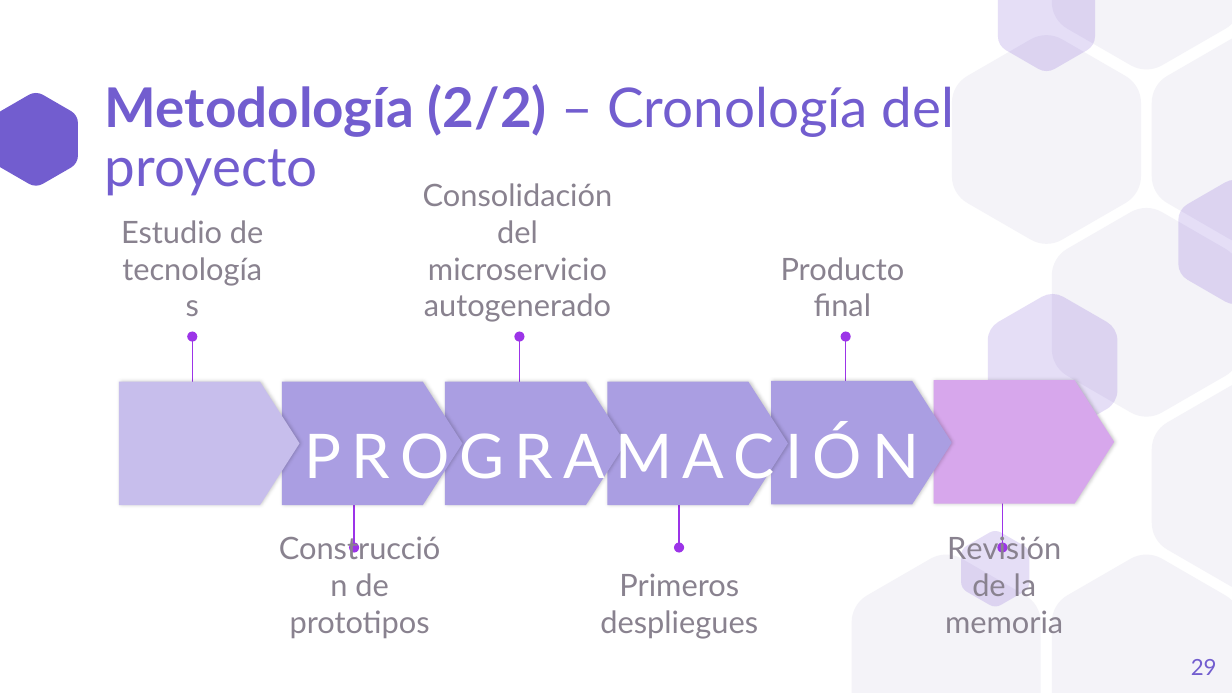
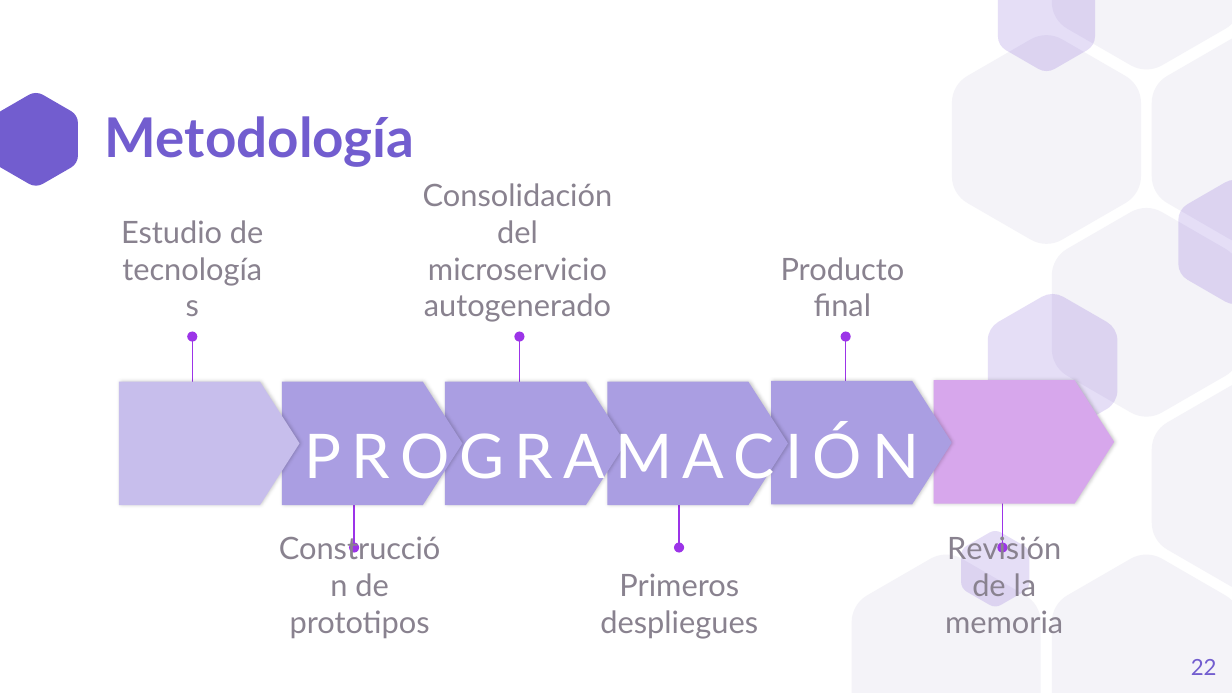
Before and after one commit to a1ex9788/TFG, a slide deck: slide 22 of TFG_AlejandroCarrion.pptx (slide 29 before the commit). Drawn at 1232x693 pixels with LibreOffice and Linux fonts; fonts in the diff are those of the drawing. Boxes give left, top, right and bottom in pixels: in the first picture for what was removed or moved away, otherwise in the second. Text is boxed around its words. In the diff, an @@ line names an element or a change of style, - is before the commit and + after.

```diff
--- a/TFG_AlejandroCarrion.pptx
+++ b/TFG_AlejandroCarrion.pptx
@@ title at bbox=[105, 116, 415, 167]: text changed; bold on @@
-Metodología (2/2) – Cronología del proyecto
+Metodología
@@ page number at bbox=[1191, 659, 1217, 675]: text changed @@
-29
+22
```
Also in this commit, not shown: 10 other slides changed, 7 slides removed.
